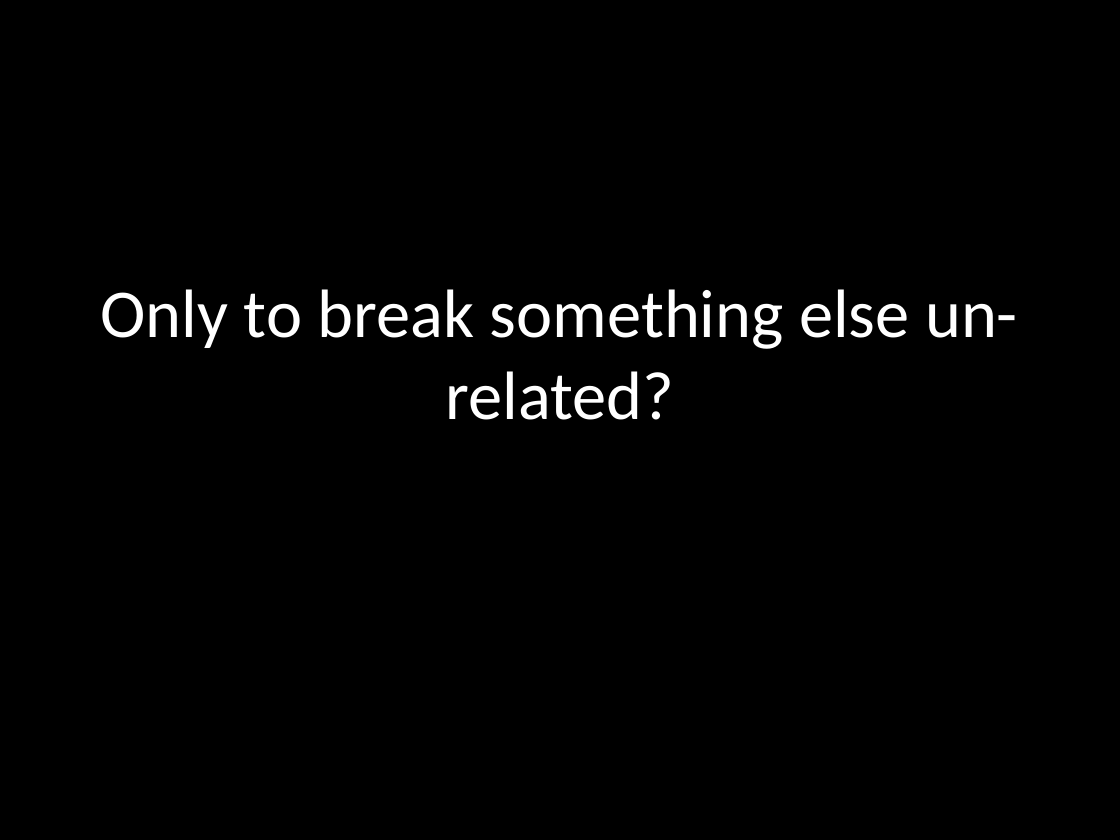
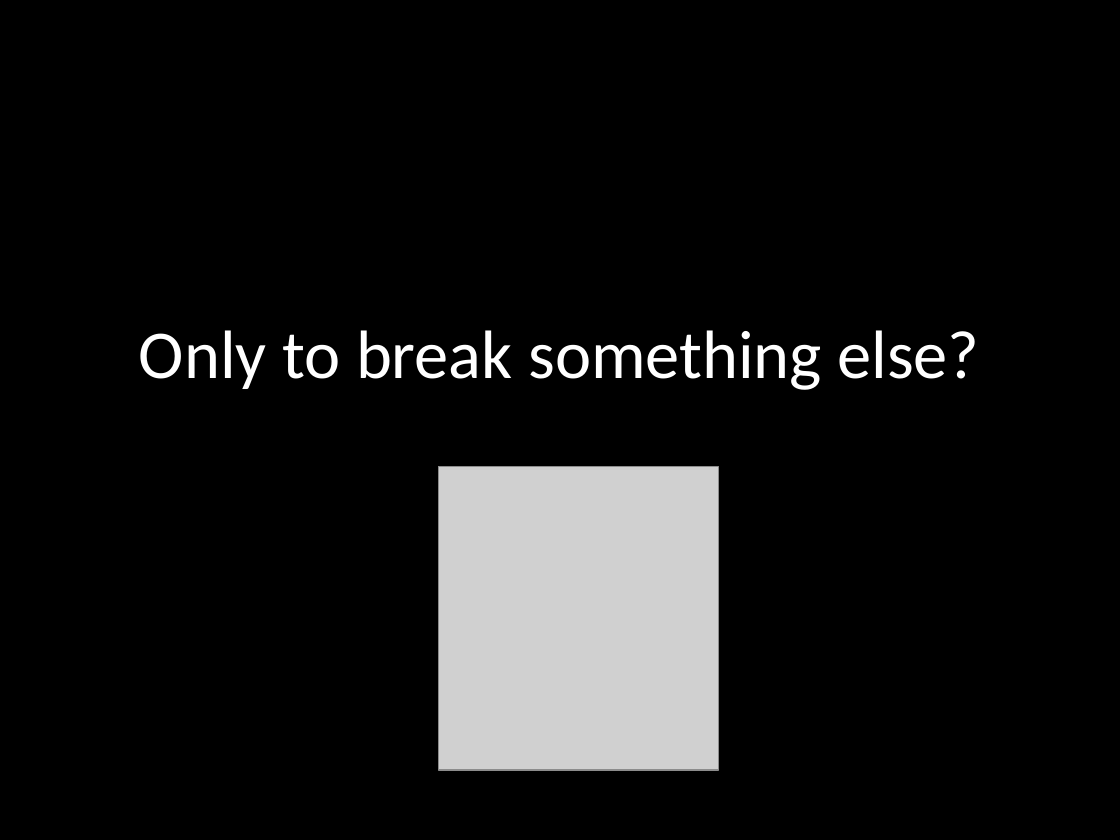
Before and after one commit to robertgreiner/presentations, a slide deck: slide 4 of testing-javascript/testing-javascript.pptx (slide 5 before the commit). Drawn at 1120x840 pixels with LibreOffice and Linux fonts; fonts in the diff are those of the drawing; grey boxes stand for pictures. Boxes give left, top, right and bottom in pixels: in the first picture for what was removed or moved away, otherwise in the second. Text is boxed around its words. In the diff, an @@ line names an element or a change of style, - is before the commit and + after.

```diff
--- a/testing-javascript/testing-javascript.pptx
+++ b/testing-javascript/testing-javascript.pptx
@@ title at <box>139,330,979,390</box>: text changed @@
-Only to break something else un-related?
+Only to break something else?
@@ picture added at <box>439,467,719,771</box> @@
```
Also in this commit, not shown: 3 other slides changed, 3 slides added, 4 slides removed.
